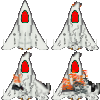
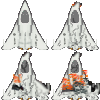
The second 100 × 100 image is a revision of the first. Changes to its layers:
removed layer "suffs" over (13, 70, 89, 94)
removed layer "ship" over (13, 3, 96, 100)
removed layer "engins" over (13, 3, 96, 100)
added layer "window" above "Starfighter.png" over (21, 10, 79, 73)
added layer "Starfighter.png" above "cockpit" over (13, 3, 96, 100)
added layer "Visible" over (13, 3, 96, 100)
